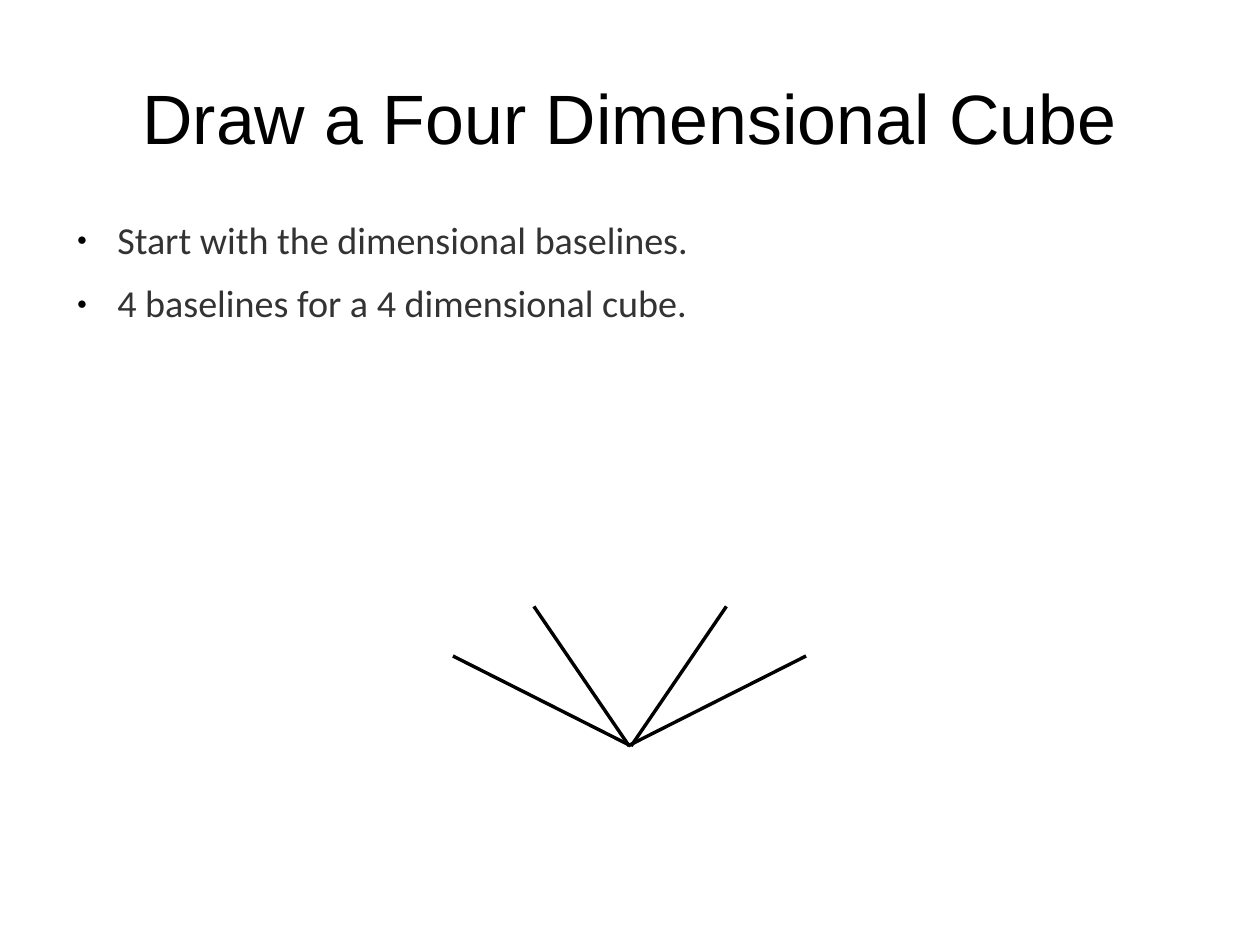
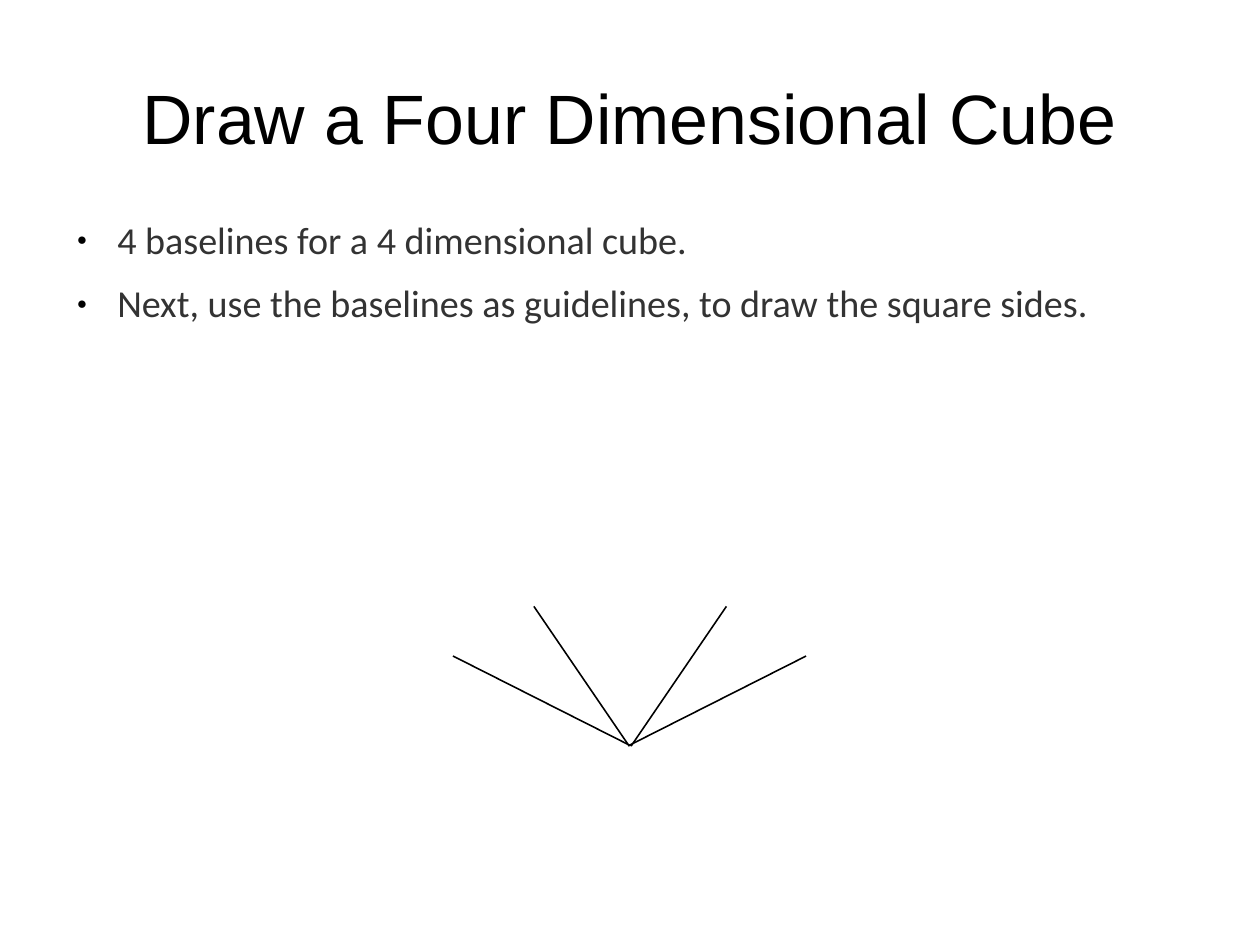
Before and after one commit to tigerfarm/tfpfiles, a slide deck: slide 5 of books/content/cubes/4DrawEinsteinCube1a.odp (slide 2 before the commit). Drawn at 1260x945 pixels with LibreOffice and Linux fonts; fonts in the diff are those of the drawing; background and template pictures are left out. Boxes give left, top, right and bottom in pixels: in the first picture for what was removed or moved away, otherwise in the second. Text is boxed around its words. In the diff, an @@ line names an element or a change of style, - is before the commit and + after.

```diff
--- a/books/content/cubes/4DrawEinsteinCube1a.odp
+++ b/books/content/cubes/4DrawEinsteinCube1a.odp
@@ text at [117, 227, 688, 255]: paragraph removed @@
-● Start with the dimensional baselines.
@@ text at [117, 290, 1087, 324]: paragraph added @@
+● Next, use the baselines as guidelines, to draw the square sides.
@@ line (534, 607) - (630, 747): stroke #000000 2.15 pt to #000000 0.99 pt @@
@@ line (631, 747) - (727, 607): stroke #000000 2.15 pt to #000000 0.99 pt @@
@@ line (453, 656) - (631, 745): stroke #000000 2.15 pt to #000000 0.99 pt @@
@@ line (629, 745) - (806, 656): stroke #000000 2.15 pt to #000000 0.99 pt @@
```
Also in this commit, not shown: 8 other slides changed, 32 slides added, 1 other file.
